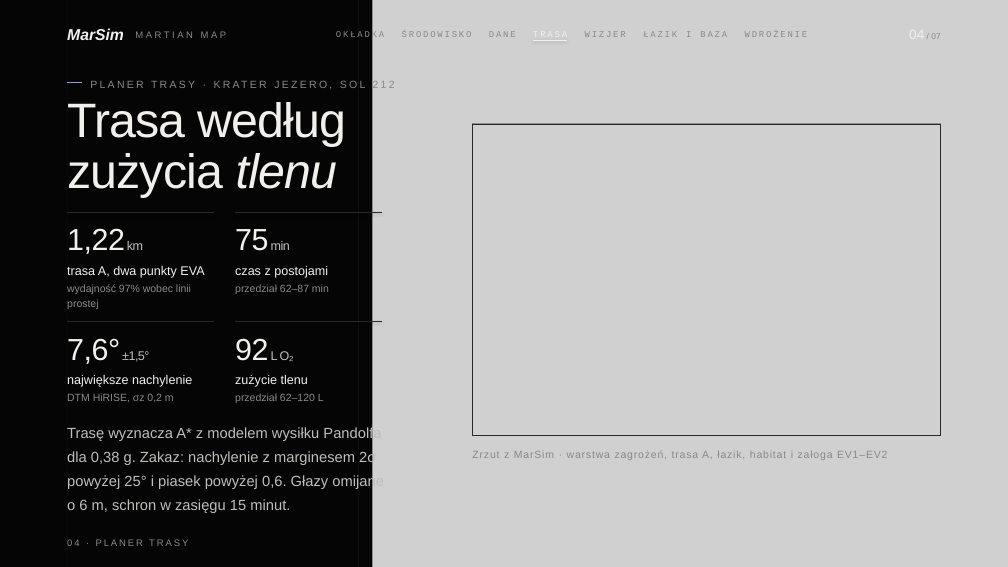
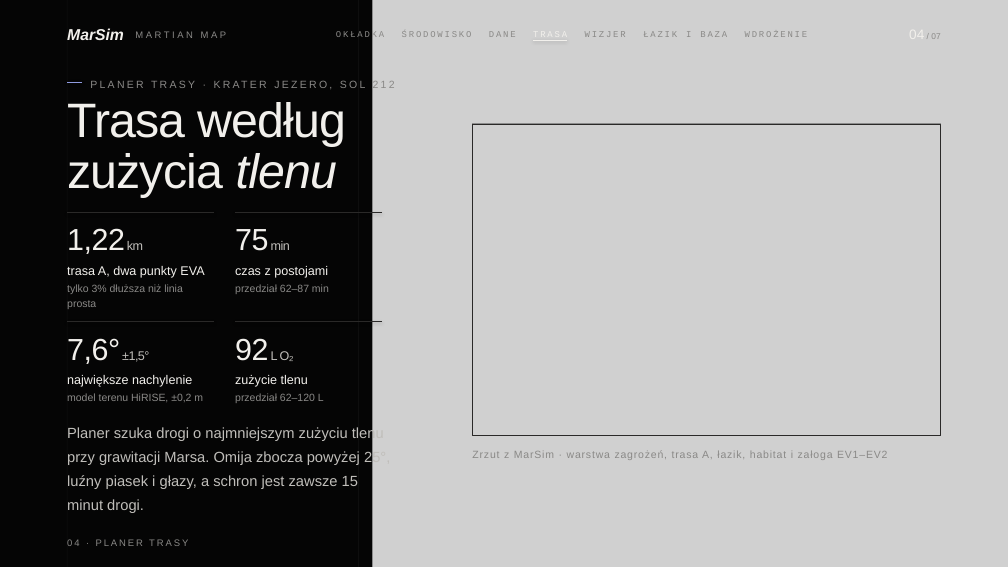
Before and after one commit to Aqayooooo/MarSim, a slide deck: slide 4 of prezentacja/MarSim-prezentacja.pptx. Drawn at 1008x567 pixels with LibreOffice and Linux fonts; fonts in the diff are those of the drawing; grey boxes stand for pictures. Boxes give left, top, right and bottom in pixels: in the first picture for what was removed or moved away, otherwise in the second. Text is boxed around its words. In the diff, an @@ line names an element or a change of style, - is before the commit and + after.

Commit message:
Prezentacja: język dla jurora zamiast szczegółów technicznych
Bez teleportu na wizjerze, bez SHA-256, serwera i żargonu (LTST, τ, σ,
DTM, A*, Pandolf) na slajdach. Zamiast tego co dana rzecz daje załodze.
Nazwy metod zostają w notatkach prowadzącego.

```diff
--- a/prezentacja/MarSim-prezentacja.pptx
+++ b/prezentacja/MarSim-prezentacja.pptx
@@ text at (x1=67, y1=284, x2=183, y2=309): text changed @@
-wydajność 97% wobec linii prostej
+tylko 3% dłuższa niż linia prosta
@@ text at (x1=67, y1=393, x2=203, y2=402): text changed @@
-DTM HiRISE, σz 0,2 m
+model terenu HiRISE, ±0,2 m
@@ text at (x1=67, y1=426, x2=390, y2=513): text changed @@
-Trasę wyznacza A* z modelem wysiłku Pandolfa dla 0,38 g. Zakaz: nachylenie z marginesem 2σ powyżej 25° i piasek powyżej 0,6. Głazy omijane o 6 m, schron w zasięgu 15 minut.
+Planer szuka drogi o najmniejszym zużyciu tlenu przy grawitacji Marsa. Omija zbocza powyżej 25°, luźny piasek i głazy, a schron jest zawsze 15 minut drogi.
```
Also in this commit, not shown: 5 other slides changed, 7 other files.
